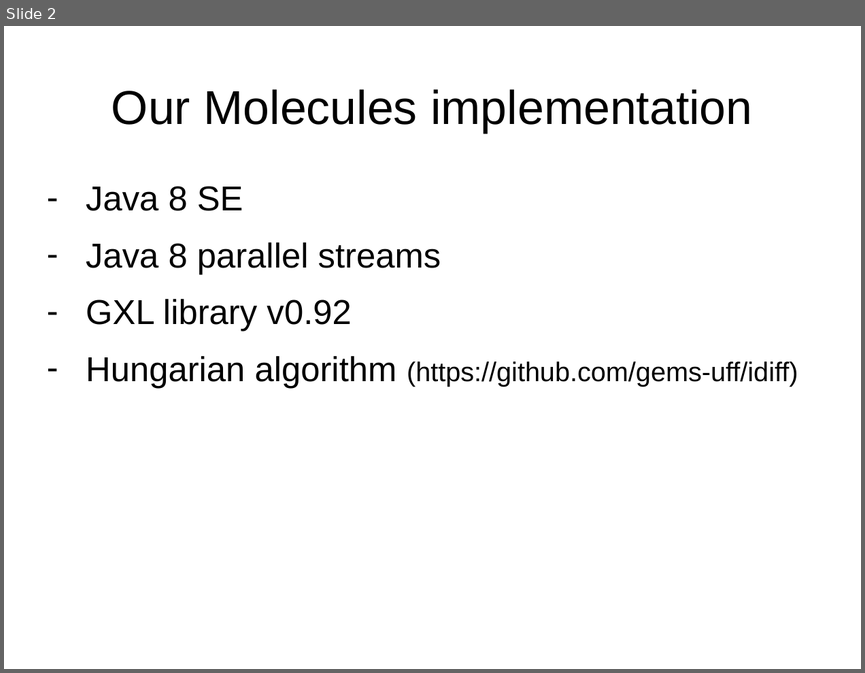
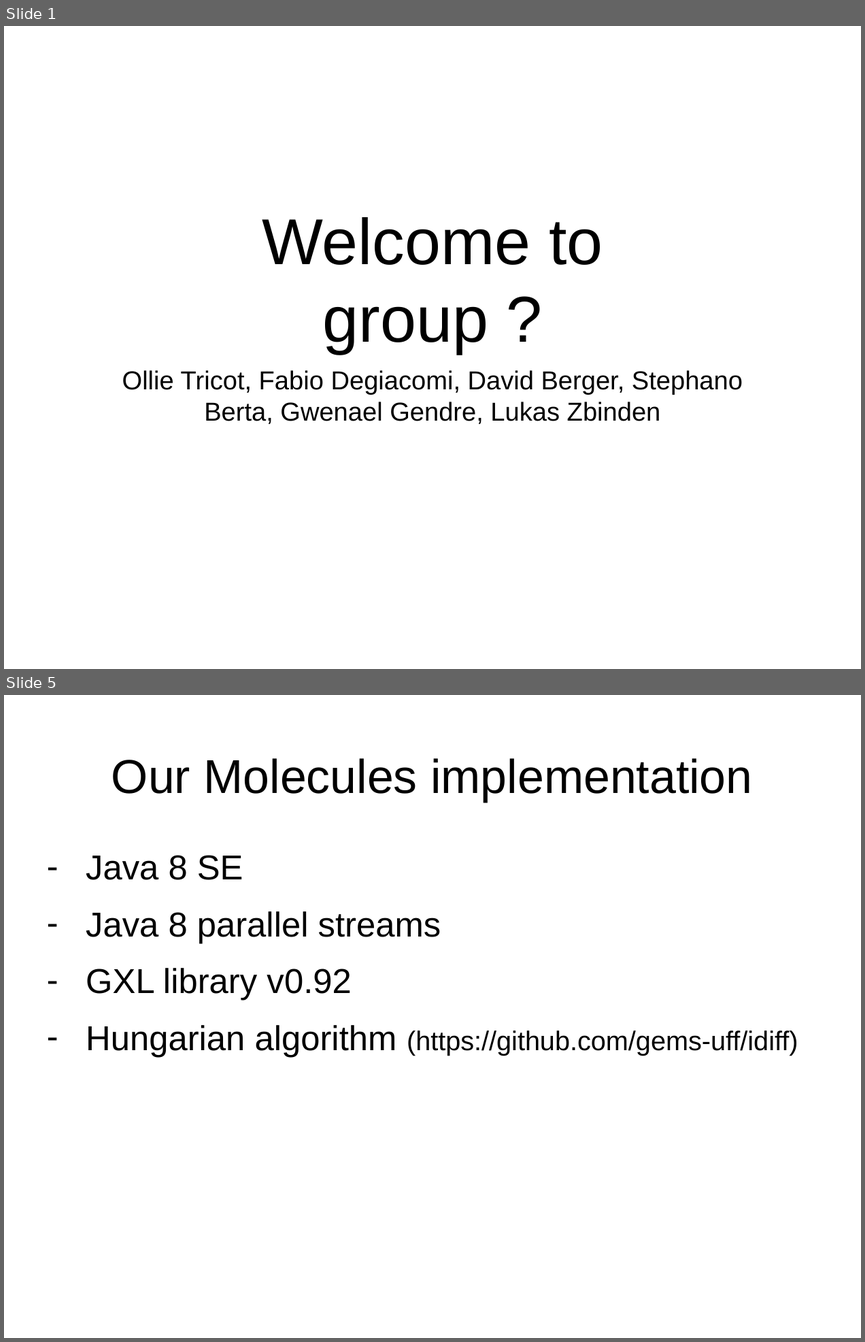
Before and after one commit to lukaszbinden/jmcs-pattern-recognition, a slide deck: Exercise_4/presentation.pptx. Shown one above the other, each under a label of ours: slide 2 before the commit, slides 1 and 5 after it; the slides between them are not shown. The pictures are 865x673 and 865x1342 pixels, drawn with LibreOffice and Linux fonts; fonts in the diff are those of the drawing. Boxes give left, top, right and bottom in pixels: in the first picture for what was removed or moved away, otherwise in the second. Text is boxed around its words. In the diff, an @@ line names an element or a change of style, - is before the commit and + after.

```diff
--- a/Exercise_4/presentation.pptx
+++ b/Exercise_4/presentation.pptx
@@ slide 1 added at (4,26,861,669), background #FFFFFF @@
@@ title added at (262,217,602,353), 60 pt, text #000000 @@
+Welcome to
+group ?
@@ subtitle added at (122,370,742,424), 24 pt, text #000000 @@
+Ollie Tricot, Fabio Degiacomi, David Berger, Stephano Berta, Gwenael Gendre, Lukas Zbinden
@@ what was slide 2 is now slide 5 @@
```
Also in this commit, not shown: 2 slides changed, 1 other slide added.
